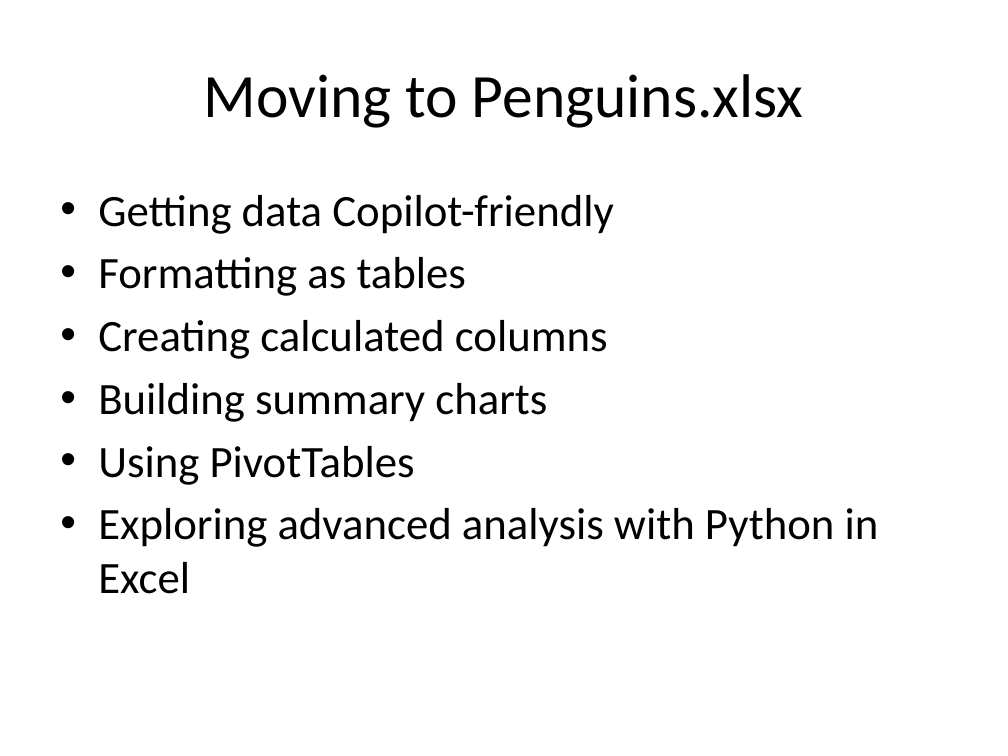
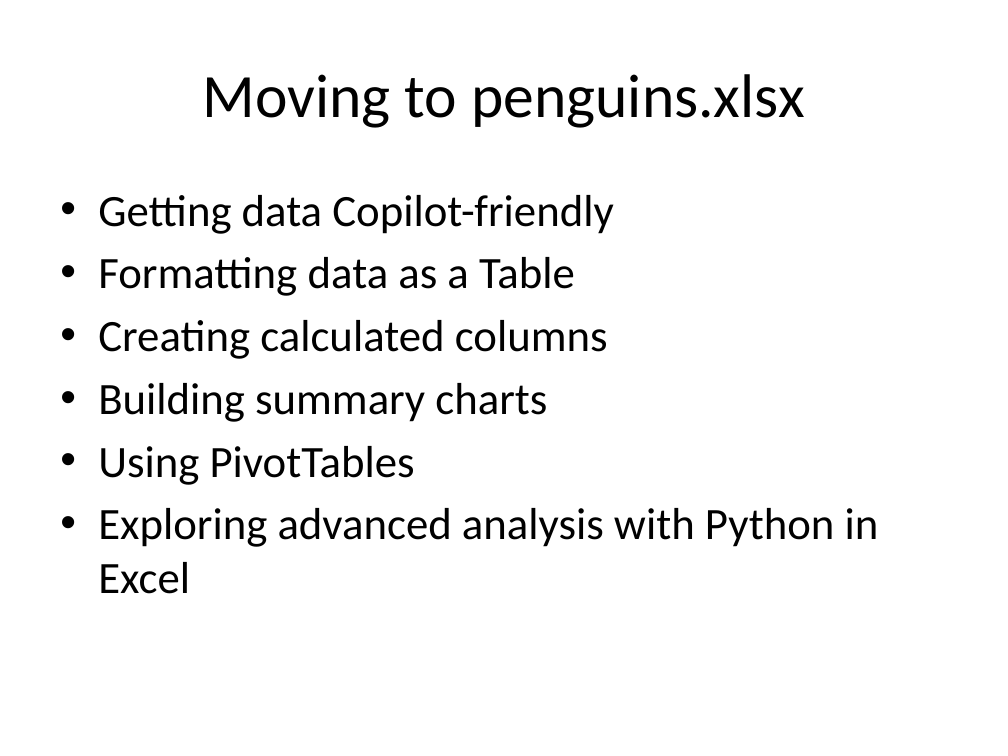
Before and after one commit to stringfestdata/ai-week-intro-copilot-excel, a slide deck: slide 6 of intro_copilot_excel.pptx. Drawn at 1008x756 pixels with LibreOffice and Linux fonts; fonts in the diff are those of the drawing. Boxes give left, top, right and bottom in pixels: in the first picture for what was removed or moved away, otherwise in the second. Text is boxed around its words. In the diff, an @@ line names an element or a change of style, - is before the commit and + after.

```diff
--- a/intro_copilot_excel.pptx
+++ b/intro_copilot_excel.pptx
@@ title at (203,74,805,128): text changed @@
-Moving to Penguins.xlsx
+Moving to penguins.xlsx
@@ text at (98,257,575,296): text changed @@
-• Formatting as tables
+• Formatting data as a Table
```
Also in this commit, not shown: 6 other slides changed, 2 other files.
